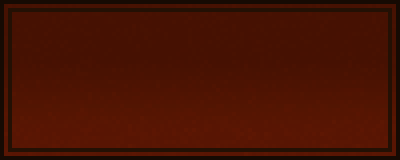
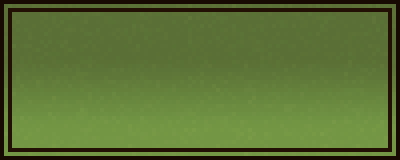
Two versions of the same layered image (400×160). Layer-by-layer changes:
painted on "Layer 0" over bbox(4, 4, 396, 156)
